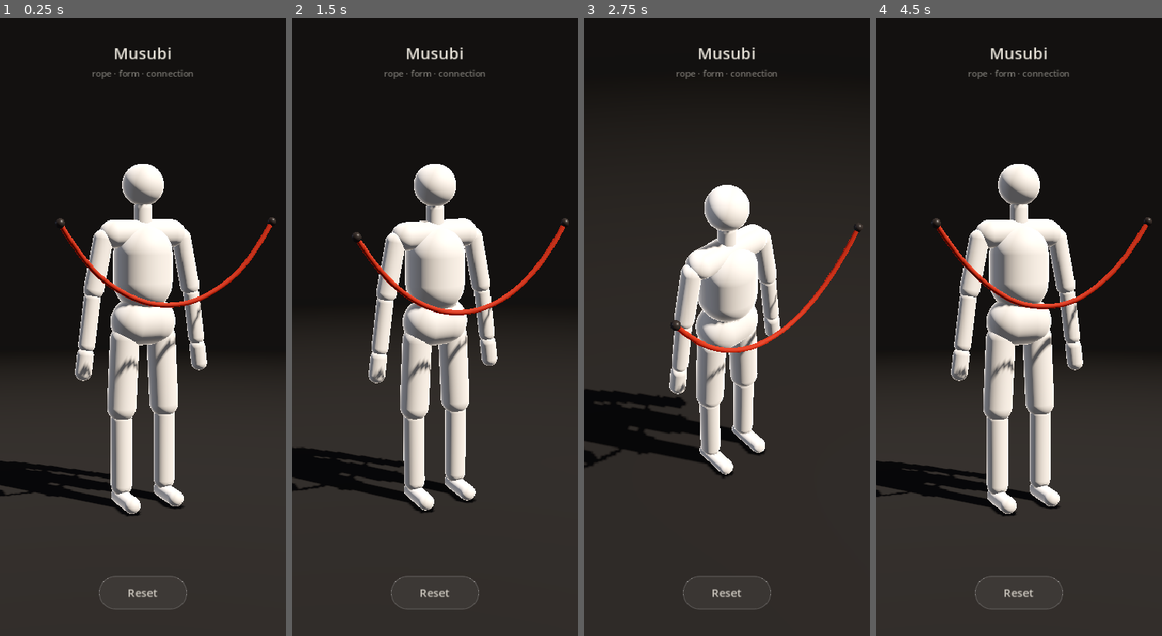
Above: before the commit, frames 1-4 (left to right).
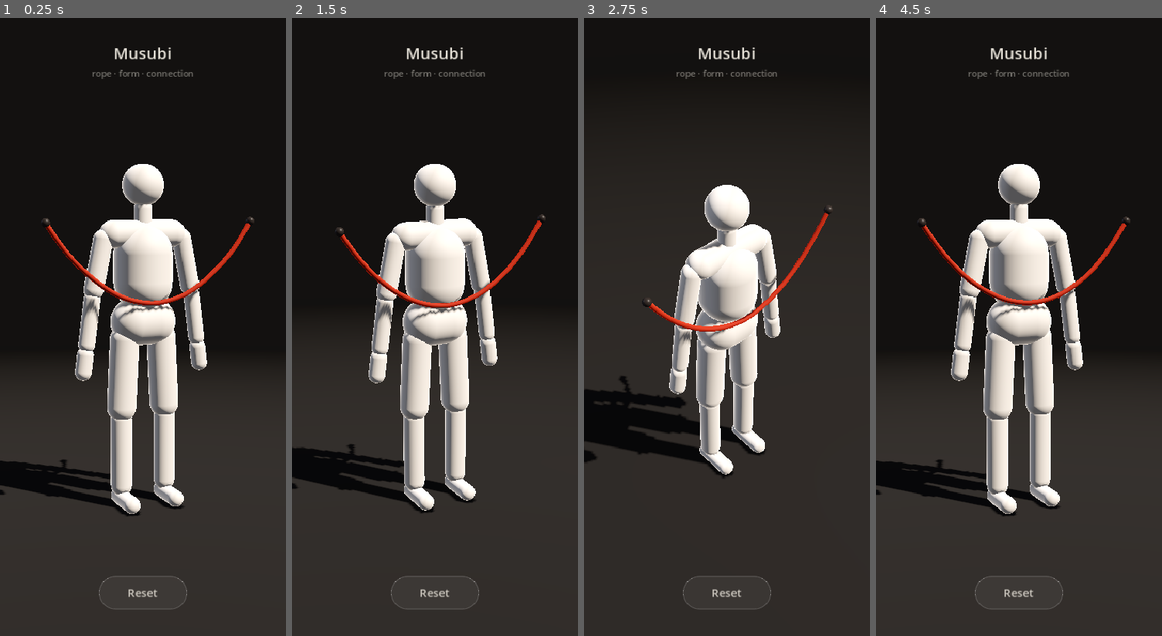
Above: after the commit, the same moments.

Repository: YoungSx/musubi
Game: Godot game, scene res://scenes/main/main.tscn
The game is run twice, just before and just after one commit, with the same random seed, the same clock (stepped at 60 frames per second) and the same inputs.
Inputs (mouse positions are in pixels of both pictures, inside the frame that each line leads up to):
- Up to frame 1 (0.25 s): no input
- Up to frame 2 (1.5 s): move the mouse to (497, 296) at 0.52 s; click (497, 296) at 0.67 s; drag from (377, 357) to (420, 450) at 1.27 s
- Up to frame 3 (2.75 s): move the mouse to (755, 191) at 2.02 s; click (755, 191) at 2.17 s
- Up to frame 4 (4.5 s): drag from (1004, 450) to (933, 234) at 2.77 s; click "Reset" at 3.5 s; move the mouse to (1104, 419) at 4.27 s; click (1104, 419) at 4.42 s

The runs differ from the first frame. In frame 1, 2.1% of the frame differs, in the area x 0-97%, y 32-78%; in frame 2, 2.1%; in frame 3, 1.8%; in frame 4, 2.2%.

Commit message:
Resolve rope contacts against mannequin primitives and floor

Diff:
--- a/scenes/rope/rope.tscn
+++ b/scenes/rope/rope.tscn
@@ -19,12 +19,12 @@
 end_anchor = NodePath("EndAnchor")
 
 [node name="StartAnchor" type="MeshInstance3D" parent="."]
-transform = Transform3D(1, 0, 0, 0, 1, 0, 0, 0, 1, 0.55, 1.45, 0.32)
+transform = Transform3D(1, 0, 0, 0, 1, 0, 0, 0, 1, 0.55, 1.45, 0.12)
 mesh = SubResource("SphereMesh_anchor")
 surface_material_override/0 = ExtResource("5_anchor_material")
 
 [node name="EndAnchor" type="MeshInstance3D" parent="."]
-transform = Transform3D(1, 0, 0, 0, 1, 0, 0, 0, 1, -0.55, 1.45, 0.32)
+transform = Transform3D(1, 0, 0, 0, 1, 0, 0, 0, 1, -0.55, 1.45, 0.12)
 mesh = SubResource("SphereMesh_anchor")
 surface_material_override/0 = ExtResource("5_anchor_material")
 
--- a/scripts/core/app_controller.gd
+++ b/scripts/core/app_controller.gd
@@ -14,11 +14,19 @@
 func _ready() -> void:
 	assert(camera_rig and mannequin and rope and interaction_manager and hud, "AppController is missing a module reference.")
 	hud.reset_requested.connect(reset)
+	_configure_collision()
 
 
 ## Returns every module to its initial state.
 func reset() -> void:
 	interaction_manager.reset()
+	mannequin.reset_pose()
+	_configure_collision()
 	rope.reset()
-	mannequin.reset_pose()
 	camera_rig.reset_view()
+
+
+func _configure_collision() -> void:
+	var collision := RopeCollision.new()
+	collision.configure(mannequin.config, mannequin.global_transform)
+	rope.set_collision(collision)
--- a/scripts/rope/rope.gd
+++ b/scripts/rope/rope.gd
@@ -13,6 +13,7 @@
 @export var end_anchor: Node3D
 
 var _simulation: RopeSimulation
+var _collision: RopeCollision
 var _accumulator := 0.0
 
 @onready var _renderer: RopeRenderer = $RopeRenderer
@@ -50,6 +51,7 @@
 	var end := _anchor_position(end_anchor, start + Vector3.DOWN * config.length)
 	var points := RopeLayout.hanging(start, end, config.length, config.segment_count)
 	_simulation = RopeSimulation.new(config, points)
+	_simulation.set_collision(_collision)
 	_accumulator = 0.0
 	_sync_anchors()
 	_renderer.update_mesh(_simulation.get_positions(), config.radius)
@@ -57,6 +59,16 @@
 
 func get_simulation() -> RopeSimulation:
 	return _simulation
+
+
+func set_collision(collision: RopeCollision) -> void:
+	_collision = collision
+	if _simulation != null:
+		_simulation.set_collision(collision)
+
+
+func get_collision() -> RopeCollision:
+	return _collision
 
 
 func _sync_anchors() -> void:
--- /dev/null
+++ b/scripts/rope/rope_collision.gd
@@ -0,0 +1,184 @@
+class_name RopeCollision
+extends RefCounted
+## Static world-space contacts derived from the mannequin's visual primitives.
+## No physics server or scene nodes. Reconfigure after moving the mannequin.
+## Supports rigid transforms and uniform positive scale. This is not rope/rope
+## collision or continuous collision detection for arbitrarily fast motion.
+
+const SKIN := 0.00005
+const MAX_MOTION_SAMPLES := 64
+
+var floor_enabled := true
+var floor_height := 0.0
+var _parts: Array[Collider] = []
+
+
+class Collider:
+	extends RefCounted
+	var primitive: MannequinPart.Primitive
+	var transform: Transform3D
+	var inverse: Transform3D
+	var radius: float
+	var half_axis: float
+	var half_box: Vector3
+	var bounds: AABB
+
+	func clearance(point: Vector3) -> float:
+		var local := inverse * point
+		if primitive == MannequinPart.Primitive.BOX:
+			var q := local.abs() - half_box
+			return q.max(Vector3.ZERO).length() + minf(maxf(q.x, maxf(q.y, q.z)), 0.0)
+		var closest := Vector3(0.0, clampf(local.y, -half_axis, half_axis), 0.0)
+		return local.distance_to(closest) - radius
+
+	func correction(point: Vector3, rope_radius: float) -> Vector3:
+		var local := inverse * point
+		var offset: Vector3
+		if primitive == MannequinPart.Primitive.BOX:
+			var closest := local.clamp(-half_box, half_box)
+			offset = local - closest
+			if offset.length_squared() < 1e-16:
+				var to_face := half_box - local.abs()
+				var axis := 0 if to_face.x <= to_face.y and to_face.x <= to_face.z else (1 if to_face.y <= to_face.z else 2)
+				var normal := Vector3.ZERO
+				normal[axis] = -1.0 if local[axis] < 0.0 else 1.0
+				return transform.basis * normal * (to_face[axis] + rope_radius)
+			var distance := offset.length()
+			return transform.basis * offset * (maxf(rope_radius - distance, 0.0) / distance)
+		var closest := Vector3(0.0, clampf(local.y, -half_axis, half_axis), 0.0)
+		offset = local - closest
+		var distance := offset.length()
+		var normal := offset / distance if distance > 1e-8 else Vector3.RIGHT
+		return transform.basis * normal * maxf(radius + rope_radius - distance, 0.0)
+
+	## Contact at the closest point of the rope segment, including its interior.
+	## xyz is a world-space correction; w is the segment interpolation parameter.
+	func segment_contact(a: Vector3, b: Vector3, rope_radius: float) -> Vector4:
+		var t := 0.0
+		var delta := b - a
+		if delta.length_squared() < 1e-16:
+			return Vector4.ZERO
+		if primitive == MannequinPart.Primitive.SPHERE:
+			t = clampf((transform.origin - a).dot(delta) / delta.length_squared(), 0.0, 1.0)
+		elif primitive == MannequinPart.Primitive.CAPSULE:
+			var axis := transform.basis.y * half_axis
+			var pair := Geometry3D.get_closest_points_between_segments(a, b, transform.origin - axis, transform.origin + axis)
+			t = clampf((pair[0] - a).dot(delta) / delta.length_squared(), 0.0, 1.0)
+		else:
+			# The box signed distance is convex along a segment. A bounded search
+			# covers intersections whose endpoints are both outside the box.
+			var lo := 0.0
+			var hi := 1.0
+			for iteration in 16:
+				var left := lerpf(lo, hi, 1.0 / 3.0)
+				var right := lerpf(lo, hi, 2.0 / 3.0)
+				if clearance(a + delta * left) < clearance(a + delta * right):
+					hi = right
+				else:
+					lo = left
+			t = (lo + hi) * 0.5
+		var push := correction(a + delta * t, rope_radius)
+		return Vector4(push.x, push.y, push.z, t)
+
+
+func configure(config: MannequinConfig, world_transform := Transform3D.IDENTITY, ground_height := 0.0) -> void:
+	_parts.clear()
+	floor_height = ground_height
+	if config == null:
+		return
+	var scale := world_transform.basis.get_scale()
+	assert(scale.x > 0.0 and is_equal_approx(scale.x, scale.y) and is_equal_approx(scale.x, scale.z), "RopeCollision requires positive uniform mannequin scale.")
+	for part in config.parts:
+		if part == null or not part.is_valid():
+			continue
+		var collider := Collider.new()
+		collider.primitive = part.primitive
+		var combined := world_transform * part.get_local_transform()
+		collider.transform = Transform3D(combined.basis.orthonormalized(), combined.origin)
+		collider.inverse = collider.transform.affine_inverse()
+		collider.radius = part.radius * scale.x
+		collider.half_axis = maxf(part.height * 0.5 - part.radius, 0.0) * scale.x if part.primitive == MannequinPart.Primitive.CAPSULE else 0.0
+		collider.half_box = part.box_size * scale.x * 0.5
+		var extent := collider.half_box if part.primitive == MannequinPart.Primitive.BOX else Vector3(collider.radius, collider.half_axis + collider.radius, collider.radius)
+		collider.bounds = collider.transform * AABB(-extent, extent * 2.0)
+		_parts.append(collider)
+
+
+## Signed distance to the nearest obstacle surface, before rope radius.
+func get_clearance(point: Vector3) -> float:
+	var result := point.y - floor_height if floor_enabled else INF
+	for part in _parts:
+		result = minf(result, part.clearance(point))
+	return result
+
+
+## Projects a point outside nearby primitives. Multiple passes handle unions
+## at shoulders/hips. Deeply impossible overlapping contacts remain bounded.
+func project_point(point: Vector3, rope_radius: float) -> Vector3:
+	var result := point
+	var contact_radius := rope_radius + SKIN
+	for pass_index in 3:
+		var before := result
+		for part in _parts:
+			if part.bounds.grow(contact_radius).has_point(result):
+				result += part.correction(result, contact_radius)
+		if floor_enabled:
+			result.y = maxf(result.y, floor_height + contact_radius)
+		if result.is_equal_approx(before):
+			break
+	return result
+
+
+## Bounded sweep for integration/drag targets. Oversized jumps advance only
+## the sampled distance, so an input hitch cannot teleport through a limb.
+func constrain_motion(from: Vector3, to: Vector3, rope_radius: float) -> Vector3:
+	var start := project_point(from, rope_radius)
+	var motion := to - start
+	var spacing := maxf(rope_radius * 0.5, 0.001)
+	var samples := maxi(1, ceili(motion.length() / spacing))
+	if samples > MAX_MOTION_SAMPLES:
+		motion *= float(MAX_MOTION_SAMPLES) / float(samples)
+		samples = MAX_MOTION_SAMPLES
+	for i in range(1, samples + 1):
+		var candidate := start + motion * (float(i) / float(samples))
+		var projected := project_point(candidate, rope_radius)
+		if candidate.distance_squared_to(projected) > 1e-14:
+			return projected
+	return start + motion
+
+
+## Mutates only movable particles. Segment corrections are distributed by
+## barycentric weights, preserving a pinned endpoint exactly.
+func solve(positions: PackedVector3Array, previous: PackedVector3Array, inverse_mass: PackedFloat32Array, rope_radius: float, friction: float) -> void:
+	for i in positions.size():
+		if inverse_mass[i] > 0.0:
+			apply_contact(positions, previous, i, project_point(positions[i], rope_radius) - positions[i], friction)
+	for i in positions.size() - 1:
+		if inverse_mass[i] + inverse_mass[i + 1] == 0.0:
+			continue
+		for part in _parts:
+			var a := positions[i]
+			var b := positions[i + 1]
+			var segment_bounds := AABB(a.min(b), (b - a).abs()).grow(rope_radius + SKIN)
+			if not segment_bounds.intersects(part.bounds):
+				continue
+			var contact := part.segment_contact(a, b, rope_radius + SKIN)
+			var push := Vector3(contact.x, contact.y, contact.z)
+			var w0 := (1.0 - contact.w) * inverse_mass[i]
+			var w1 := contact.w * inverse_mass[i + 1]
+			var weight := w0 * (1.0 - contact.w) + w1 * contact.w
+			if weight < 1e-8 or push.length_squared() < 1e-16:
+				continue
+			apply_contact(positions, previous, i, push * (w0 / weight), friction)
+			apply_contact(positions, previous, i + 1, push * (w1 / weight), friction)
+
+
+static func apply_contact(positions: PackedVector3Array, previous: PackedVector3Array, index: int, push: Vector3, friction: float) -> void:
+	if push.length_squared() < 1e-16:
+		return
+	var velocity := positions[index] - previous[index]
+	var normal := push.normalized()
+	var normal_speed := velocity.dot(normal)
+	var tangent := velocity - normal * normal_speed
+	positions[index] += push
+	previous[index] = positions[index] - normal * maxf(normal_speed, 0.0) - tangent * (1.0 - friction)
--- a/scripts/rope/rope_config.gd
+++ b/scripts/rope/rope_config.gd
@@ -17,6 +17,10 @@
 @export_range(1, 32, 1) var substeps: int = 6
 ## Constraint iterations per substep.
 @export_range(1, 64, 1) var solver_iterations: int = 2
+## Contact passes after each distance sweep. Primitive contacts are static.
+@export_range(1, 8, 1) var collision_iterations: int = 1
+## Fraction of tangential velocity removed when a particle contacts a surface.
+@export_range(0.0, 1.0, 0.01) var friction: float = 0.18
 @export_range(30, 480, 1, "suffix:Hz") var simulation_rate: int = 120
 ## Upper bound on simulation steps per physics tick, so a long frame hitch
 ## slows the rope down instead of stalling the app.
--- a/scripts/rope/rope_simulation.gd
+++ b/scripts/rope/rope_simulation.gd
@@ -15,6 +15,7 @@
 var _inverse_mass := PackedFloat32Array()
 var _lambdas := PackedFloat32Array()
 var _last_substep := 0.0
+var _collision: RopeCollision
 
 
 func _init(config: RopeConfig, initial_positions: PackedVector3Array) -> void:
@@ -32,6 +33,8 @@
 ## far better than extra iterations on long chains (Macklin et al. 2019,
 ## "Small Steps in Physics Simulation").
 func step(dt: float) -> void:
+	if dt <= 0.0:
+		return
 	var h := dt / float(_config.substeps)
 	var alpha := _config.stretch_compliance / (h * h)
 	var sweep := 0
@@ -41,8 +44,15 @@
 		for iteration in _config.solver_iterations:
 			# Alternating sweep direction avoids a bias toward one end.
 			_solve_distances(alpha, sweep % 2 == 1)
+			if _collision != null:
+				for contact_pass in _config.collision_iterations:
+					_collision.solve(_positions, _previous, _inverse_mass, _config.radius, _config.friction)
 			sweep += 1
 	_last_substep = h
+
+
+func set_collision(collision: RopeCollision) -> void:
+	_collision = collision
 
 
 ## Pins a particle at a world position. Moving a pinned particle is how
@@ -105,8 +115,14 @@
 		if _inverse_mass[i] == 0.0:
 			_previous[i] = current
 			continue
-		_positions[i] = current + (current - _previous[i]) * retain + gravity_step
+		var predicted := current + (current - _previous[i]) * retain + gravity_step
+		_positions[i] = predicted
 		_previous[i] = current
+		if _collision != null:
+			var constrained := _collision.constrain_motion(current, predicted, _config.radius)
+			# Apply sweep response to Verlet history as well as position. Otherwise
+			# a resting particle would keep its sliding velocity indefinitely.
+			RopeCollision.apply_contact(_positions, _previous, i, constrained - predicted, _config.friction)
 
 
 func _solve_distances(alpha: float, reverse: bool) -> void:
--- a/tests/run_tests.gd
+++ b/tests/run_tests.gd
@@ -13,6 +13,7 @@
 	"res://tests/unit/test_mannequin.gd",
 	"res://tests/unit/test_rope_simulation.gd",
 	"res://tests/unit/test_rope_renderer.gd",
+	"res://tests/unit/test_rope_collision.gd",
 ]
 
 
--- /dev/null
+++ b/tests/unit/test_rope_collision.gd
@@ -0,0 +1,152 @@
+extends TestCase
+
+
+func test_sphere_capsule_and_box_project_outward() -> void:
+	for primitive in [MannequinPart.Primitive.SPHERE, MannequinPart.Primitive.CAPSULE, MannequinPart.Primitive.BOX]:
+		var part := _part(primitive)
+		var collision := _collision(part)
+		var projected := collision.project_point(Vector3.ZERO, 0.012)
+		assert_true(projected.is_finite(), "projection at primitive center is finite")
+		assert_true(collision.get_clearance(projected) >= 0.012 - 1e-5, "center projects outside primitive %d" % primitive)
+		assert_vec3_near(collision.project_point(Vector3(3, 3, 3), 0.012), Vector3(3, 3, 3), "distant point unchanged")
+
+
+func test_collision_uses_part_rotation_and_world_transform() -> void:
+	var part := _part(MannequinPart.Primitive.CAPSULE)
+	part.position = Vector3(0.2, 1.0, 0.0)
+	part.rotation_degrees.z = 90.0
+	var config := MannequinConfig.new()
+	config.parts = [part]
+	var world := Transform3D(Basis.from_euler(Vector3(0, 0.7, 0)).scaled(Vector3.ONE * 2.0), Vector3(2, 1, -1))
+	var collision := RopeCollision.new()
+	collision.floor_enabled = false
+	collision.configure(config, world)
+	var center := world * part.position
+	assert_near(collision.get_clearance(center), -part.radius * 2.0, "uniform scale used")
+	var projected := collision.project_point(center, 0.012)
+	assert_near(collision.get_clearance(projected), 0.012, "world-space radius preserved", 0.0001)
+
+
+func test_segment_interior_contacts_narrow_capsule() -> void:
+	var part := _part(MannequinPart.Primitive.CAPSULE)
+	part.radius = 0.015
+	var collision := _collision(part)
+	var points := PackedVector3Array([Vector3(-0.2, 0, 0.005), Vector3(0.2, 0, 0.005)])
+	var previous := points.duplicate()
+	var masses := PackedFloat32Array([1, 1])
+	assert_true(collision.get_clearance(points[0]) > 0.012 and collision.get_clearance(points[1]) > 0.012, "both endpoints start clear")
+	collision.solve(points, previous, masses, 0.012, 0.2)
+	assert_true(collision.get_clearance(points[0].lerp(points[1], 0.5)) >= 0.012 - 1e-5, "segment interior clears narrow obstacle")
+
+
+func test_segment_interior_contacts_rotated_box() -> void:
+	var part := _part(MannequinPart.Primitive.BOX)
+	part.rotation_degrees = Vector3(0, 45, 0)
+	var collision := _collision(part)
+	var points := PackedVector3Array([Vector3(-0.3, 0, 0), Vector3(0.3, 0, 0)])
+	var previous := points.duplicate()
+	for i in 8:
+		collision.solve(points, previous, PackedFloat32Array([1, 1]), 0.012, 0.2)
+	for i in 21:
+		assert_true(collision.get_clearance(points[0].lerp(points[1], i / 20.0)) >= 0.012 - 0.0002, "box segment clear")
+
+
+func test_pins_remain_fixed_even_inside_obstacle() -> void:
+	var collision := _collision(_part(MannequinPart.Primitive.SPHERE))
+	var positions := PackedVector3Array([Vector3.ZERO, Vector3(0.05, 0, 0)])
+	var previous := positions.duplicate()
+	collision.solve(positions, previous, PackedFloat32Array([0, 1]), 0.012, 0.2)
+	assert_vec3_near(positions[0], Vector3.ZERO, "pin cannot be moved by contact")
+	assert_vec3_near(previous[0], Vector3.ZERO, "pin velocity untouched")
+
+
+func test_motion_sweep_does_not_jump_through_sphere() -> void:
+	var collision := _collision(_part(MannequinPart.Primitive.SPHERE))
+	var result := collision.constrain_motion(Vector3(-0.3, 0, 0), Vector3(0.3, 0, 0), 0.012)
+	assert_true(result.x < -0.1, "large drag stops at near surface")
+	assert_true(collision.get_clearance(result) >= 0.012 - 1e-5, "drag target clear")
+
+
+func test_floor_stops_falling_rope_and_friction_removes_slide() -> void:
+	var config := RopeConfig.new()
+	config.segment_count = 12
+	config.length = 0.6
+	var points := PackedVector3Array()
+	for i in 13:
+		points.append(Vector3(i * 0.05, 0.2, 0))
+	var collision := RopeCollision.new()
+	var sim := RopeSimulation.new(config, points)
+	sim.set_collision(collision)
+	for i in 180:
+		sim.step(config.get_time_step())
+	for point in sim.get_positions():
+		assert_true(point.y >= config.radius - 0.0001, "floor clearance")
+	assert_true(sim.get_max_speed() < 0.001, "resting rope stable")
+	var sliding := PackedVector3Array([Vector3(0.0, 0.0, 0.0)])
+	var previous := PackedVector3Array([Vector3(-0.02, 0.0, 0.0)])
+	collision.solve(sliding, previous, PackedFloat32Array([1]), config.radius, 0.5)
+	assert_near((sliding[0] - previous[0]).x, 0.01, "friction removes half tangent velocity")
+
+
+func test_default_mannequin_rope_contacts_conserve_length_and_settle() -> void:
+	var config := load("res://data/rope/default_rope.tres") as RopeConfig
+	var collision := RopeCollision.new()
+	collision.configure(load("res://data/mannequin/default_mannequin.tres") as MannequinConfig)
+	var a := Vector3(-0.5, 1.45, 0.12)
+	var b := Vector3(0.5, 1.45, 0.12)
+	var sim := RopeSimulation.new(config, RopeLayout.hanging(a, b, config.length, config.segment_count))
+	sim.pin(0, a)
+	sim.pin(config.segment_count, b)
+	sim.set_collision(collision)
+	for i in 600:
+		sim.step(config.get_time_step())
+	var lowest_clearance := INF
+	var points := sim.get_positions()
+	for i in points.size() - 1:
+		for sample_index in 5:
+			lowest_clearance = minf(lowest_clearance, collision.get_clearance(points[i].lerp(points[i + 1], sample_index / 4.0)))
+	assert_true(lowest_clearance >= config.radius - 0.0005, "body clearance %.6f" % lowest_clearance)
+	assert_near(sim.get_length(), config.length, "contact rope length", 0.015)
+	assert_true(sim.get_max_segment_stretch() < 0.03, "contact segment stretch %.5f" % sim.get_max_segment_stretch())
+	assert_true(sim.get_max_speed() < 0.03, "contact settling speed %.5f" % sim.get_max_speed())
+	assert_vec3_near(sim.get_point(0), a, "first pin fixed")
+	assert_vec3_near(sim.get_point(config.segment_count), b, "last pin fixed")
+
+
+func test_friction_acts_during_resting_simulation() -> void:
+	var config := RopeConfig.new()
+	config.segment_count = 2
+	config.length = 0.1
+	config.damping = 0.0
+	config.gravity = Vector3(1, -9.8, 0)
+	config.friction = 0.5
+	var points := PackedVector3Array([Vector3(0, config.radius, 0), Vector3(0.05, config.radius, 0), Vector3(0.1, config.radius, 0)])
+	var stopped := RopeSimulation.new(config, points)
+	stopped.set_collision(RopeCollision.new())
+	var sliding_config := config.duplicate() as RopeConfig
+	sliding_config.friction = 0.0
+	var sliding := RopeSimulation.new(sliding_config, points)
+	sliding.set_collision(RopeCollision.new())
+	for i in 120:
+		stopped.step(config.get_time_step())
+		sliding.step(config.get_time_step())
+	assert_true(stopped.get_point(0).x < 0.01, "friction resists sliding on floor")
+	assert_true(sliding.get_point(0).x > 0.2, "friction-free rope accelerates sideways")
+
+
+func _part(primitive: MannequinPart.Primitive) -> MannequinPart:
+	var part := MannequinPart.new()
+	part.primitive = primitive
+	part.radius = 0.1
+	part.height = 0.5
+	part.box_size = Vector3(0.2, 0.3, 0.2)
+	return part
+
+
+func _collision(part: MannequinPart) -> RopeCollision:
+	var config := MannequinConfig.new()
+	config.parts = [part]
+	var collision := RopeCollision.new()
+	collision.floor_enabled = false
+	collision.configure(config)
+	return collision
Not shown, added: scripts/rope/rope_collision.gd.uid
Not shown, added: tests/unit/test_rope_collision.gd.uid
